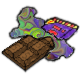
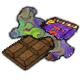
Before/after of a 80 × 80 layered artwork. What changed in the layer stack:
painted on "Pasted Layer" over [38, 21, 46, 28]
painted on "Layer #5" over [40, 22, 44, 27]
painted on "Layer #4" over [40, 22, 44, 27]
painted on "Layer #6" over [40, 22, 51, 30]
painted on "Layer #3" over [39, 21, 48, 28]
painted on "Layer #1" over [0, 19, 79, 73]
"Layer": opacity 100% → 89%, blend multiply → normal, painted on it over [1, 19, 79, 70]
painted on "Pasted Layer #1" over [0, 47, 30, 73]
